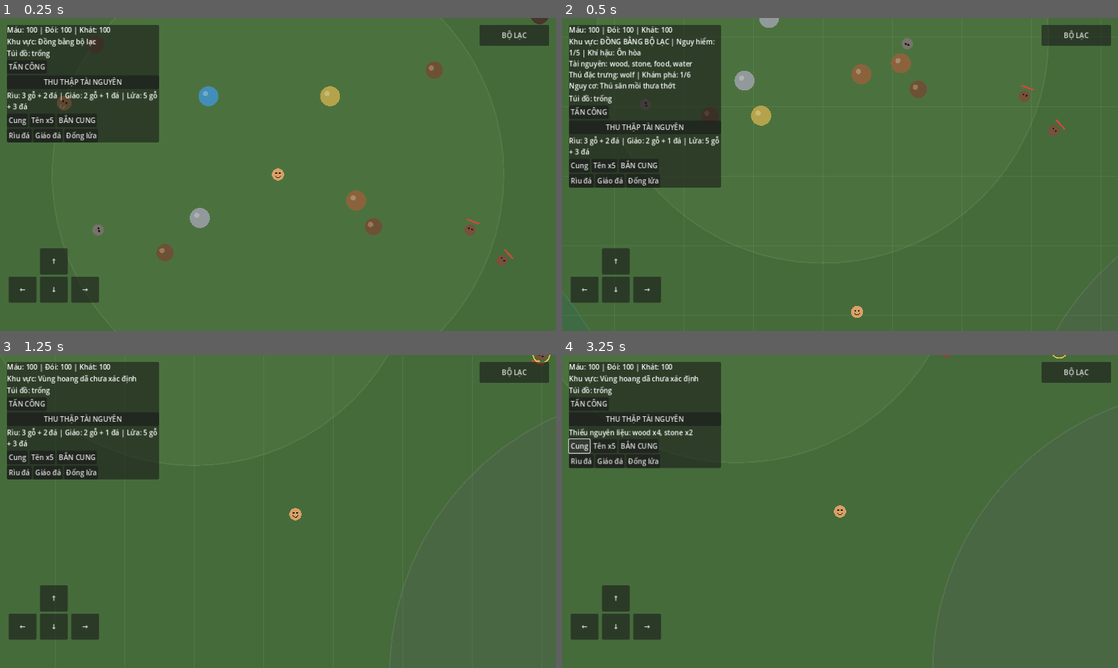
Above: before the commit, frames 1-4 (two rows, left to right).
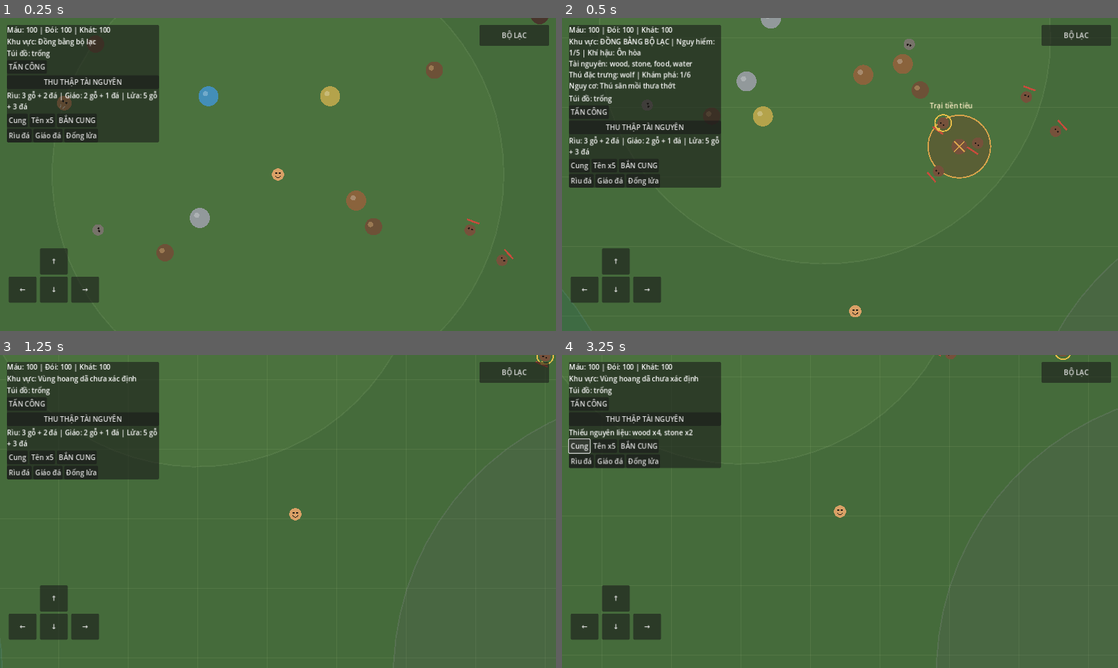
Above: after the commit, the same moments.

Repository: khanhhkt8-hub/Bo-Lac-Tien-Su.
Game: Godot game, scene res://Scenes/Main.tscn
Two runs of this game, one before a commit and one after it. Both use one fixed random seed, a clock stepped at 60 frames per second and the inputs below.
Inputs:
- Up to frame 1 (0.25 s): no input
- Up to frame 2 (0.5 s): no input
- Up to frame 3 (1.25 s): hold Right (ui_right) from 0.53 s (still down)
- Up to frame 4 (3.25 s): release Right (ui_right) at 1.25 s; click "TẤN CÔNG" at 1.25 s; click "THU THẬP TÀI NGUYÊN" at 2 s; click "Cung" at 2.75 s

Frame 1 is identical in both runs. In frame 2, 1.1% of the frame differs, in the area x 3-100%, y 0-100%; in frame 3, 0.2%; in frame 4, 0.2%.

Commit message:
Wire biome barbarian camps into main scene

Diff:
--- a/Scenes/Main.tscn
+++ b/Scenes/Main.tscn
@@ -9,6 +9,7 @@
 [ext_resource type="Script" path="res://Scripts/World/DayNightCycle.gd" id="7_cycle"]
 [ext_resource type="Script" path="res://Scripts/Enemies/BarbarianRaidDirector.gd" id="8_raid"]
 [ext_resource type="Script" path="res://Scripts/World/BiomeEncounterDirector.gd" id="9_biome"]
+[ext_resource type="Script" path="res://Scripts/Enemies/BarbarianCampDirector.gd" id="10_camps"]
 
 [sub_resource type="CircleShape2D" id="CircleShape2D_player"]
 radius = 14.0
@@ -24,6 +25,9 @@
 
 [node name="BiomeEncounterDirector" type="Node2D" parent="."]
 script = ExtResource("9_biome")
+
+[node name="BarbarianCampDirector" type="Node2D" parent="."]
+script = ExtResource("10_camps")
 
 [node name="Player" type="CharacterBody2D" parent="."]
 position = Vector2(0, 0)
